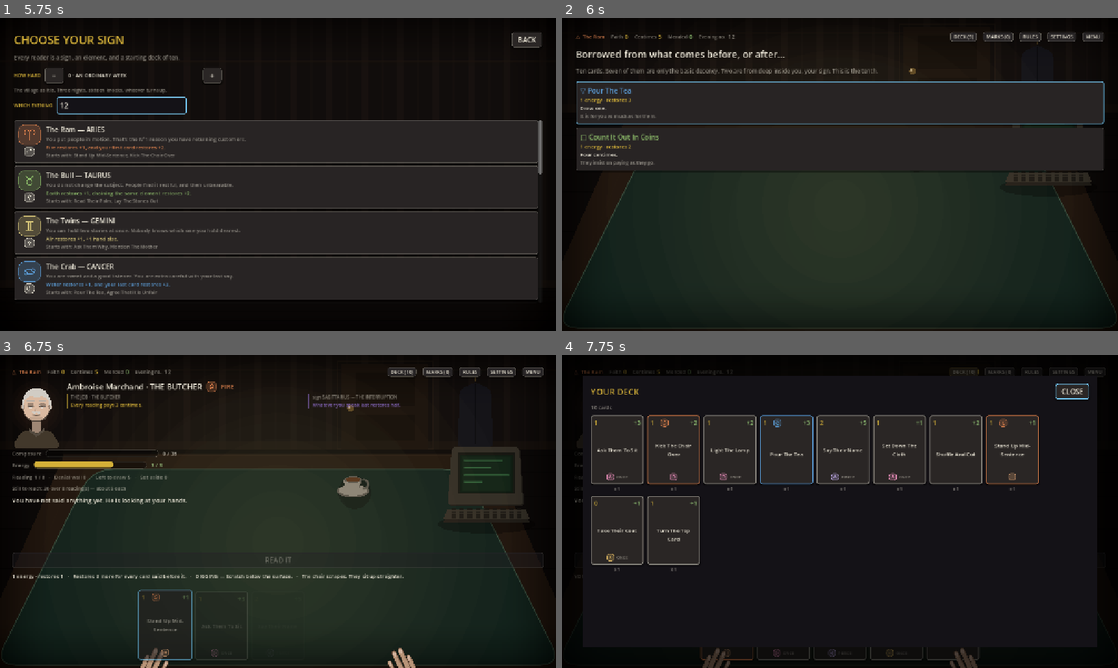
Above: before the commit, frames 1-4 (two rows, left to right).
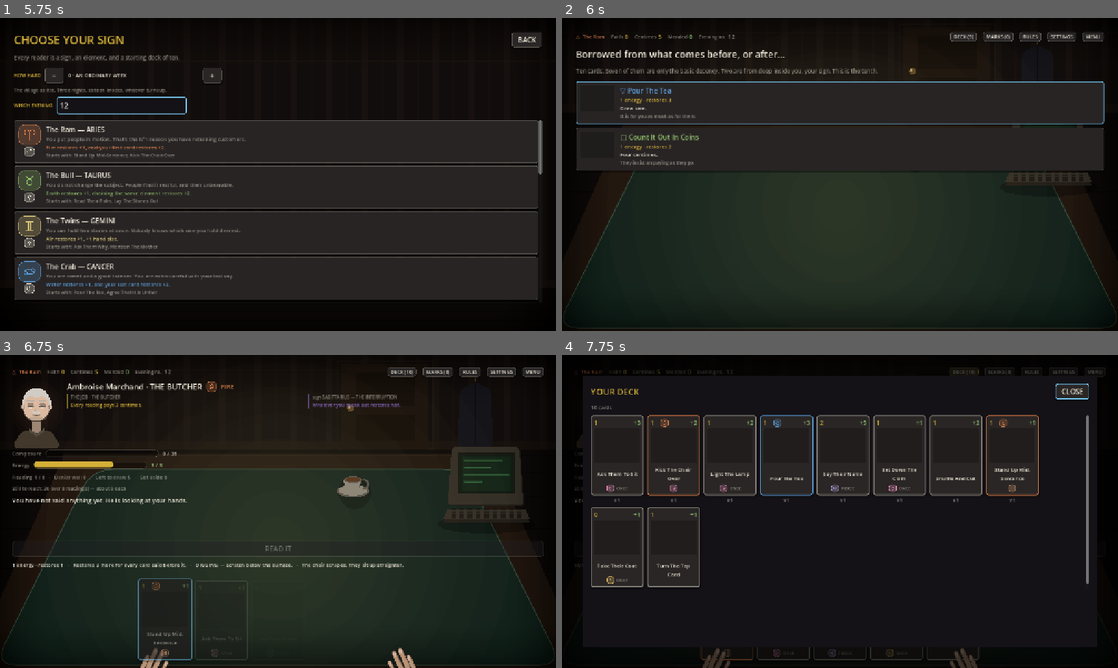
Above: after the commit, the same moments.

Repository: SwanFortune/fortune
Game: Godot game, scene res://scenes/Boot.tscn
Two runs of this game, one before a commit and one after it. Both use one fixed random seed, a clock stepped at 60 frames per second and the inputs below.
Inputs (mouse positions are in pixels of both pictures, inside the frame that each line leads up to):
- Up to frame 1 (5.75 s): click "BEGIN A READING" at 0.5 s; click (122, 105) at 1.27 s; type "12" at 1.35 s; click "−" at 2 s; click "+" at 2.75 s; click "BACK" at 3.5 s; click "BEGIN A READING" at 4.25 s; click (122, 105) at 5.02 s; type "12" at 5.1 s
- Up to frame 2 (6 s): tap Enter (ui_accept) at 5.75 s; move the mouse to (962, 158) at 5.77 s; hold Right (ui_right) from 5.78 s (still down); hold D (parlour_deck) from 5.78 s (still down); click (962, 158) at 5.92 s
- Up to frame 3 (6.75 s): tap Enter (ui_accept) at 6.02 s; release Right (ui_right) at 6.5 s; release D (parlour_deck) at 6.5 s; drag from (166, 527) to (250, 574) at 6.52 s
- Up to frame 4 (7.75 s): click "DECK (10)" at 7.25 s

Frame 1 is identical in both runs. In frame 2, 1.1% of the frame differs, in the area x 3-25%, y 22-48%; in frame 3, 1.8%; in frame 4, 3.6%, in the area x 2-95%, y 19-75%.

Commit message:
Give the card a window that belongs to the artist
The face was 122x158 with the name floating in the middle — no place for a
picture — and the code that handled a delivered picture put it behind the whole
face and scrimmed the name back over the bottom third of it. Same mistake twice:
no space set aside, so art had to take somebody else's.

UIKit.ART_WELL is a window of fixed shape held open on every card whether or not
there is anything in it yet, and nothing is ever drawn over it. Numbers above,
name and badges below. The card grew 158 -> 184 to pay for it, and CARD_BAND /
HELD_HEIGHT moved with it since the drawn hands are measured off the card.

184 is measured, not chosen: a card's content is tallest relative to the card at
the SMALLEST interface size, where the fixed paddings stop shrinking but the
words do — 162 needed against 155 declared at 85%, 222 against 218 at 130%.

Empty, the window is a recess and nothing else. No glyph, no motif, no
placeholder illustration: a drawing put there to fill the gap is one somebody
has to argue with later.

ART_GUIDE asked for 512x512 squares with a safe zone, a 36px frame overlap and
"the top ~52px carries the numbers" — advice for a design that no longer exists.
It now asks for 768x576 and promises the whole of it is shown. test_art fails if
that line and ART_WELL stop agreeing, and fails if anything on the face overlaps
the window; both verified by stubbing.

The reward and shop rows carry the same window at three quarters beside the row
— a full face there pushes the third option below the fold, but the screen where
a card is chosen for a whole run should show the picture that will be on it.

Verified end to end with the throwaway gradient from gen_test_art.gd (updated to
the new spec size), then removed again — no art is committed.

Co-Authored-By: Claude Opus 5 <noreply@anthropic.com>
Claude-Session: https://claude.ai/code/session_01J6RRrwyn3hcGZTmEVan3Un

Diff:
--- a/godot/scenes/PickScreen.gd
+++ b/godot/scenes/PickScreen.gd
@@ -54,6 +54,11 @@
 	var cost := int(o.get("cost", 0))
 	var afford := cost <= int(Run.state["coin"])
 	var tooltip := ""
+	# The drawing, where the card is chosen. Not the whole face — three of those
+	# push the third option below the fold (see the price comment below) — but
+	# the same window, at three quarters, so the one screen where a card is
+	# decided on shows the picture that will be on it.
+	var thumb: Control = null
 
 	if o.has("card"):
 		var c: Dictionary = o["card"]
@@ -63,11 +68,13 @@
 		# The price, explicitly: auto_text() only describes what a card does
 		# BEYOND restoring, so without this the two numbers that define a card
 		# appear nowhere on the screen where you choose it for the rest of the
-		# run. A LINE, not the drawn face — a face is 158px tall and three of
-		# them push the third option below the fold, and a choice screen whose
-		# options cannot be compared at once is the worse problem.
+		# run. A LINE, not the drawn face — a face is the better part of two
+		# hundred pixels tall and three of them push the third option below the
+		# fold, and a choice screen whose options cannot be compared at once is
+		# the worse problem. The art window beside the row is the compromise.
 		lines.append([UIKit.card_price(c), 12, UIKit.GOLD])
 		lines.append([UIKit.card_text(c), 12, UIKit.INK])
+		thumb = UIKit.art_well(Art.card_texture(c), afford, 0.75)
 		if c.get("fl", "") != "":
 			lines.append([c["fl"], 11, UIKit.DIM])
 		tooltip = UIKit.card_keyword_tooltip(c)
@@ -95,7 +102,7 @@
 	if reward.has("coin"):
 		lines.append(["+%s centimes" % reward["coin"], 12, UIKit.GREEN])
 
-	return UIKit.panel_button(lines, _take.bind(i), afford, tooltip)
+	return UIKit.panel_button(lines, _take.bind(i), afford, tooltip, thumb)
 
 
 func _take(i: int) -> void:
--- a/godot/scenes/Reading.gd
+++ b/godot/scenes/Reading.gd
@@ -17,11 +17,15 @@
 ## cards stop and rise back over them by the difference.
 ##
 ## At 100% only. USE _band_px()/_held_px() for anything measured against a card:
-## a card grows with the interface-size setting and these do not, so a fixed 176
-## leaves a 196-pixel card overflowing its own band with the fingers gripping
-## empty table above it.
-const CARD_BAND := 176
-const HELD_HEIGHT := 250
+## a card grows with the interface-size setting and these numbers do not, so a
+## band taken literally leaves a card at the top of the range overflowing it,
+## with the fingers gripping empty table above.
+##
+## Both are UIKit.CARD_FACE_SIZE.y plus the same slack they have always had (18
+## and 92). They moved with the card when it grew to hold an art window; if the
+## card moves again, they move again.
+const CARD_BAND := 202
+const HELD_HEIGHT := 276
 
 ## How far the hands reach back UP over the cards. Table.gd draws its fingertips
 ## at the very top of the band it is given, so this number alone decides how far
--- a/godot/scenes/UIKit.gd
+++ b/godot/scenes/UIKit.gd
@@ -1418,7 +1418,32 @@
 	return Rules.auto_text(c)
 
 
-const CARD_FACE_SIZE := Vector2(122, 158)
+## The card, and the window in it that belongs to the artist.
+##
+## The face was 122x158 with the name floating in the middle of it, which is a
+## card with no room for a picture — and when a picture DID arrive it went
+## behind the whole face with the name scrimmed over it, so the drawing was
+## delivered and then half covered. Both are the same mistake: the layout had no
+## place set aside, so art had to take somebody else's.
+##
+## Now there is a place. ART_WELL is a fixed window, always present whether or
+## not there is anything in it yet, and NOTHING is ever drawn over it — not the
+## name, not a badge, not a scrim. The card grew by 26px to pay for it — the
+## height is the tallest a card face measures at the SMALLEST interface size,
+## where the fixed paddings stop shrinking but the words do. Its
+## shape (4:3 landscape, the full inner width) is the genre's own: at the size a
+## hand is actually read, a wide window shows a subject and a tall one shows a
+## sliver of one.
+##
+## docs/ART_GUIDE.md states the same numbers for whoever is drawing them. If
+## either moves, both move.
+const CARD_FACE_SIZE := Vector2(122, 184)
+
+## The art window as a fraction of the card's INNER width — 1.0 wide, 0.75 tall.
+const ART_WELL := Vector2(1.0, 0.75)
+
+## Card panel padding, named because the art window is measured from it.
+const CARD_PAD := 8
 
 
 ## How much bigger a card is at the current interface size. Less than the text
@@ -1439,6 +1464,39 @@
 ## is ever actually checked.
 static func card_face_size() -> Vector2:
 	return CARD_FACE_SIZE * card_scale()
+
+
+## THE ART WINDOW. A fixed rectangle held open on every card whether or not
+## there is a drawing for it yet, so a card looks the same shape empty as full
+## and the day art arrives nothing moves.
+##
+## Empty it is a recess and nothing else — no glyph, no motif, no placeholder
+## illustration. A drawing put here to fill the gap is a drawing somebody has to
+## argue with later; an empty frame is an invitation.
+static func art_well(art: Texture2D, enabled: bool = true, scale: float = 1.0) -> Control:
+	var inner := (CARD_FACE_SIZE.x - 2.0 * CARD_PAD) * card_scale() * scale
+	var well := PanelContainer.new()
+	well.name = "ArtWell"
+	well.custom_minimum_size = Vector2(inner * ART_WELL.x, inner * ART_WELL.y)
+	well.mouse_filter = Control.MOUSE_FILTER_IGNORE
+	well.clip_contents = true
+	var recess := StyleBoxFlat.new()
+	recess.bg_color = Color(0.0, 0.0, 0.0, 0.22)
+	recess.set_corner_radius_all(4)
+	well.add_theme_stylebox_override("panel", recess)
+	if art != null:
+		var tex := TextureRect.new()
+		tex.texture = art
+		tex.expand_mode = TextureRect.EXPAND_IGNORE_SIZE
+		# COVERED, not scaled: the guide asks for this window's own shape, so a
+		# correctly-sized drawing loses nothing here, and one that is the wrong
+		# shape fills the window rather than leaving a gap beside itself.
+		tex.stretch_mode = TextureRect.STRETCH_KEEP_ASPECT_COVERED
+		tex.mouse_filter = Control.MOUSE_FILTER_IGNORE
+		if not enabled:
+			tex.modulate = Color(1, 1, 1, 0.45)
+		well.add_child(tex)
+	return well
 
 
 ## A fixed-size card face for the hand fan: cost top-left, base restore
@@ -1512,41 +1570,16 @@
 	top.add_child(restore_l)
 	v.add_child(top)
 
-	# The middle band is the art slot. With art delivered the name sits over
-	# it on a scrim (so it stays legible against any illustration); with none,
-	# the name simply centres in the empty band exactly as before.
-	var art := Art.card_texture(c)
+	# The window that belongs to the artist. Above the name, because the drawn
+	# hands in the reading screen reach up over the bottom of a card, and below
+	# the numbers, because those are chrome. Nothing goes over it.
+	v.add_child(art_well(Art.card_texture(c), enabled))
+
 	var name_l := block(I18n.card_name(c), 12, INK if enabled else DIM)
 	name_l.horizontal_alignment = HORIZONTAL_ALIGNMENT_CENTER
-	if art == null:
-		name_l.vertical_alignment = VERTICAL_ALIGNMENT_CENTER
-		name_l.size_flags_vertical = Control.SIZE_EXPAND_FILL
-		v.add_child(name_l)
-	else:
-		var band := Control.new()
-		band.size_flags_vertical = Control.SIZE_EXPAND_FILL
-		band.mouse_filter = Control.MOUSE_FILTER_IGNORE
-		var tex := TextureRect.new()
-		tex.texture = art
-		tex.set_anchors_preset(Control.PRESET_FULL_RECT)
-		tex.expand_mode = TextureRect.EXPAND_IGNORE_SIZE
-		tex.stretch_mode = TextureRect.STRETCH_KEEP_ASPECT_COVERED
-		tex.mouse_filter = Control.MOUSE_FILTER_IGNORE
-		if not enabled:
-			tex.modulate = Color(1, 1, 1, 0.45)
-		band.add_child(tex)
-		var scrim := ColorRect.new()
-		scrim.color = Color(0.05, 0.045, 0.055, 0.55)
-		scrim.set_anchors_preset(Control.PRESET_BOTTOM_WIDE)
-		scrim.anchor_top = 0.62
-		scrim.mouse_filter = Control.MOUSE_FILTER_IGNORE
-		band.add_child(scrim)
-		name_l.set_anchors_preset(Control.PRESET_BOTTOM_WIDE)
-		name_l.anchor_top = 0.62
-		name_l.vertical_alignment = VERTICAL_ALIGNMENT_CENTER
-		name_l.mouse_filter = Control.MOUSE_FILTER_IGNORE
-		band.add_child(name_l)
-		v.add_child(band)
+	name_l.vertical_alignment = VERTICAL_ALIGNMENT_CENTER
+	name_l.size_flags_vertical = Control.SIZE_EXPAND_FILL
+	v.add_child(name_l)
 
 	var tags: Array = []
 	if c.get("exhaust", false):
--- a/godot/tests/gen_test_art.gd
+++ b/godot/tests/gen_test_art.gd
@@ -11,7 +11,7 @@
 
 
 func _initialize() -> void:
-	_write("res://assets/art/card/pour-the-tea.png", 512, 512, Color(0.24, 0.55, 0.9))
+	_write("res://assets/art/card/pour-the-tea.png", 768, 576, Color(0.24, 0.55, 0.9))
 	_write("res://assets/art/sitter/mme-perrot.png", 768, 1024, Color(0.78, 0.59, 0.35))
 	_mark(["card/pour-the-tea", "sitter/mme-perrot"])
 	print("test art written + marked final")
--- a/godot/tests/test_art.gd
+++ b/godot/tests/test_art.gd
@@ -26,6 +26,8 @@
 	_test_delivered_art_loads()
 	_test_every_manifest_id_is_resolvable()
 	_test_unimported_file_loads()
+	await _test_the_card_holds_a_window_open()
+	_test_the_guide_states_the_window_it_gets()
 
 	if failures.is_empty():
 		print("ALL PASS — art status: ", art.status_summary())
@@ -146,6 +148,89 @@
 			check(art.manifest.has(art.reader_id(r)), "manifest missing id for reader %s" % r["k"])
 
 
+## THE ART WINDOW IS HELD OPEN, AND NOTHING IS DRAWN OVER IT.
+##
+## Two promises made to whoever is drawing these, and both are the kind that
+## rot quietly. Before this, a card with no art centred its name in the middle
+## of the face and a card WITH art put that name back on top of it over a scrim
+## — so the layout moved the day a drawing arrived, and then covered the bottom
+## third of it. Either would be found by an artist, months later, in their own
+## work.
+func _test_the_card_holds_a_window_open() -> void:
+	var UIKitScript = load("res://scenes/UIKit.gd")
+	var card: Dictionary = content.get_card("Turn The Top Card")
+	check(not card.is_empty(), "the deck should still have a Turn The Top Card to draw")
+	if card.is_empty():
+		return
+
+	var face: Control = UIKitScript.card_face(card, Callable(), true, false)
+	root.add_child(face)
+	# The face is measured, not merely built: a minimum size is not a rect.
+	face.size = UIKitScript.card_face_size()
+	await process_frame
+	await process_frame
+
+	var well: Control = _find(face, "ArtWell")
+	check(well != null, "every card face should hold an art window open, art or no art")
+	if well != null:
+		var window := Rect2(well.global_position, well.size)
+		check(window.size.x > 1.0 and window.size.y > 1.0,
+			"the art window should have a real size, got %s" % window.size)
+		# Everything else on the card has to stay out of it.
+		for node in _all_of(face, []):
+			var c := node as Control
+			if c == null or c == well or well.is_ancestor_of(c) or not c.is_visible_in_tree():
+				continue
+			if c.size.x <= 0.0 or c.size.y <= 0.0:
+				continue
+			var r := Rect2(c.global_position, c.size)
+			# `wrap` and the vbox inside it contain the window rather than
+			# covering it; anything that merely OVERLAPS is drawn across it.
+			if c.is_ancestor_of(well):
+				continue
+			check(not r.intersects(window),
+				"nothing may be drawn over the card's art window — %s (%s) overlaps it" % [c.name, r])
+	face.queue_free()
+	await process_frame
+
+
+## The window's shape and the shape the guide asks an artist to draw must be the
+## same shape. They are stated in two files that nothing else connects.
+func _test_the_guide_states_the_window_it_gets() -> void:
+	var UIKitScript = load("res://scenes/UIKit.gd")
+	var want: float = UIKitScript.ART_WELL.y / UIKitScript.ART_WELL.x
+	var text := FileAccess.get_file_as_string("res://docs/ART_GUIDE.md")
+	check(text != "", "the art guide should be readable")
+	var found := false
+	# The first "W x H px" the card section states is the card art spec.
+	var re := RegEx.new()
+	re.compile("\\*\\*(\\d+)\\s*[x×]\\s*(\\d+)\\s*px\\*\\*")
+	for m in re.search_all(text):
+		var w := float(m.get_string(1))
+		var h := float(m.get_string(2))
+		if is_equal_approx(h / w, want):
+			found = true
+			break
+	check(found, "docs/ART_GUIDE.md should ask for card art in the window's own %.2f:1 shape" % [1.0 / want])
+
+
+func _find(node: Node, named: String) -> Control:
+	for child in node.get_children():
+		if child.name == named and child is Control:
+			return child
+		var deeper := _find(child, named)
+		if deeper != null:
+			return deeper
+	return null
+
+
+func _all_of(node: Node, out: Array) -> Array:
+	for child in node.get_children():
+		out.append(child)
+		_all_of(child, out)
+	return out
+
+
 ## A record with no pack stamp is treated as base, so this errs towards
 ## checking too much rather than towards silently checking nothing.
 func _is_base(rec: Dictionary) -> bool:
Not shown, changed: godot/docs/ART_GUIDE.md
Not shown, changed: godot/docs/PORTING_NOTES.md
